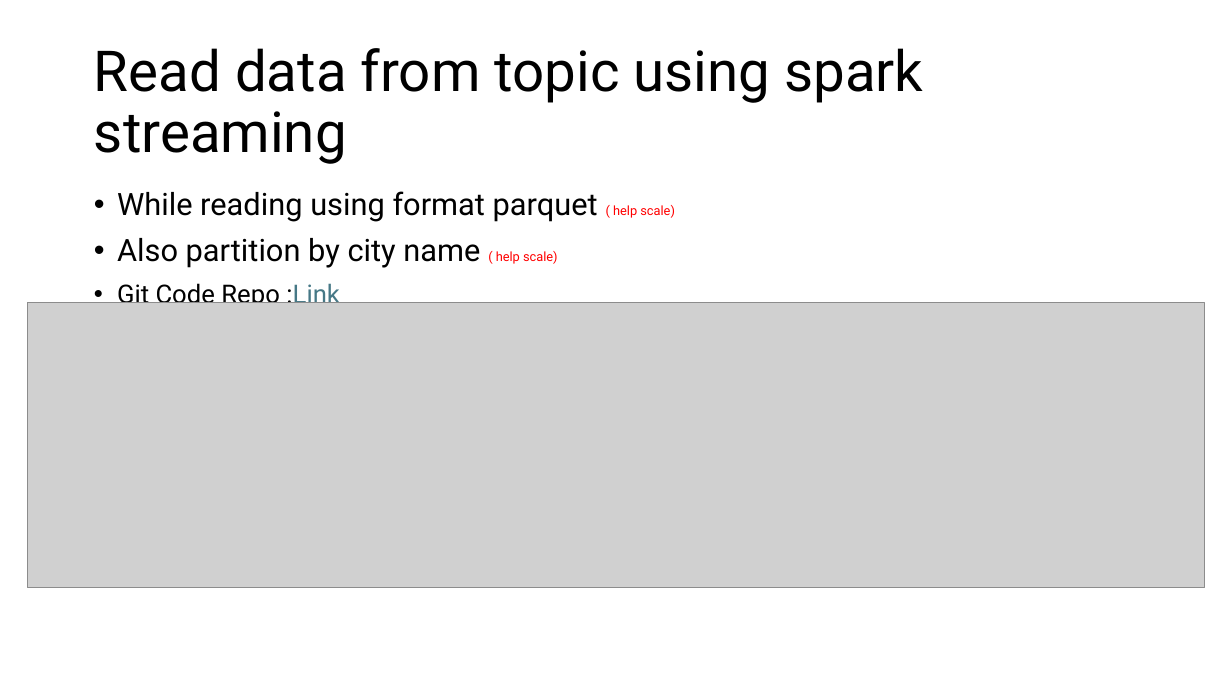
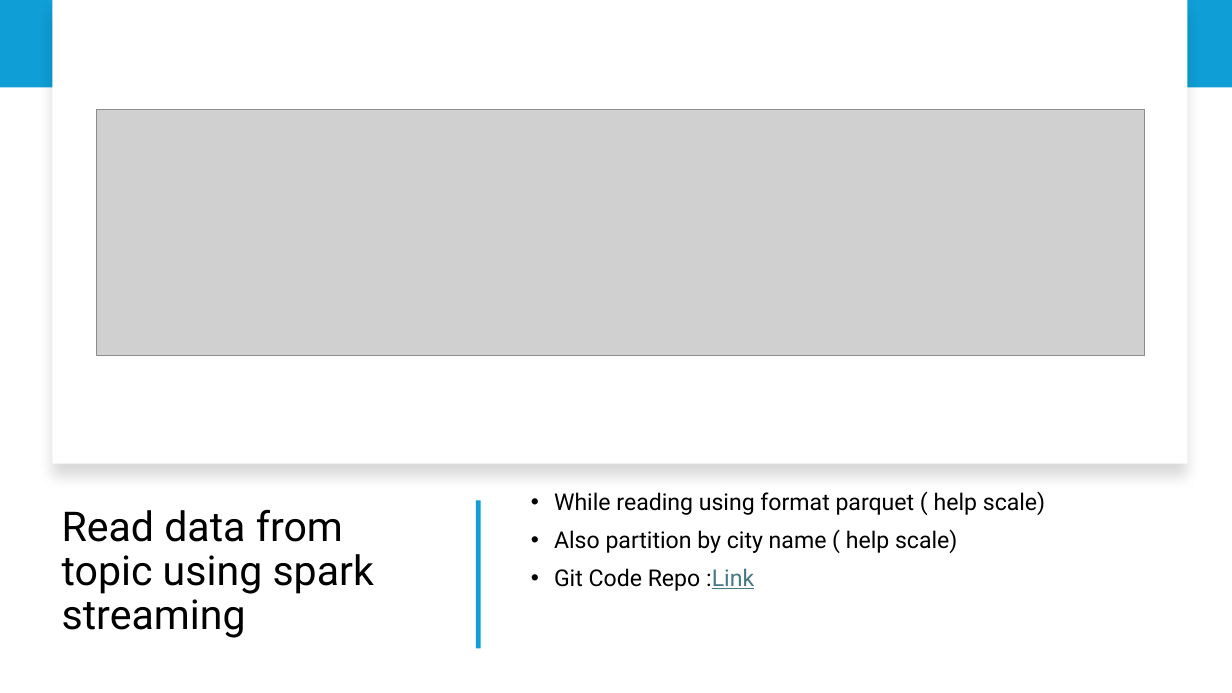
Before and after one commit to monikatyagiisc/grid-optimization-with-weather, a slide deck: slide 18 of DataEnggFinalProjectPPT.pptx (slide 6 before the commit). Drawn at 1232x693 pixels with LibreOffice and Linux fonts; fonts in the diff are those of the drawing; grey boxes stand for pictures. Boxes give left, top, right and bottom in pixels: in the first picture for what was removed or moved away, otherwise in the second. Text is boxed around its words. In the diff, an @@ line names an element or a change of style, - is before the commit and + after.

```diff
--- a/DataEnggFinalProjectPPT.pptx
+++ b/DataEnggFinalProjectPPT.pptx
@@ rectangle added at (0,0,1232,88), fill #0F9ED5 @@
@@ rectangle added at (53,0,1188,464), fill #FFFFFF @@
@@ picture: place and size @@
-picture at (28,303,1205,589)
+picture at (97,109,1145,355)
@@ title "Read data from topic using ...": place and size @@
-title "Read data from topic using ..." at (94,48,923,164)
+title "Read data from topic using ..." at (62,509,374,638)
@@ title "Read data from topic using ..." at (62,509,374,638): size 44 to 32 pt @@
@@ rectangle added at (476,500,481,648), fill #0F9ED5 @@
@@ text "While reading using format parquet ...": place and size @@
-text "While reading using format parquet ..." at (117,191,675,310)
+text "While reading using format parquet ..." at (554,492,1045,591)
@@ text "While reading using format parquet ..." at (554,492,1045,591): size 24 to 18 pt in "While reading using format parquet", "Also partition by city name"; size 10 to 18 pt, text colour #FF0000 to #000000 in "( help scale)", "( help scale)"; size 20 to 18 pt in "Git Code Repo :Link"; vertical alignment top to middle @@
```
Also in this commit, not shown: 4 other slides changed, 13 slides added.
